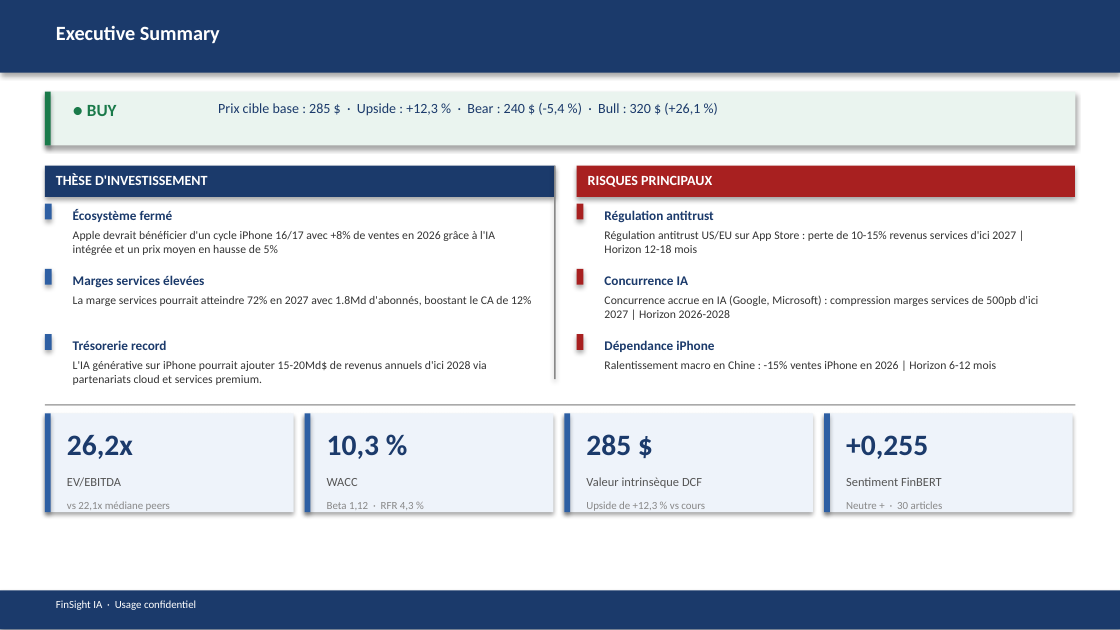
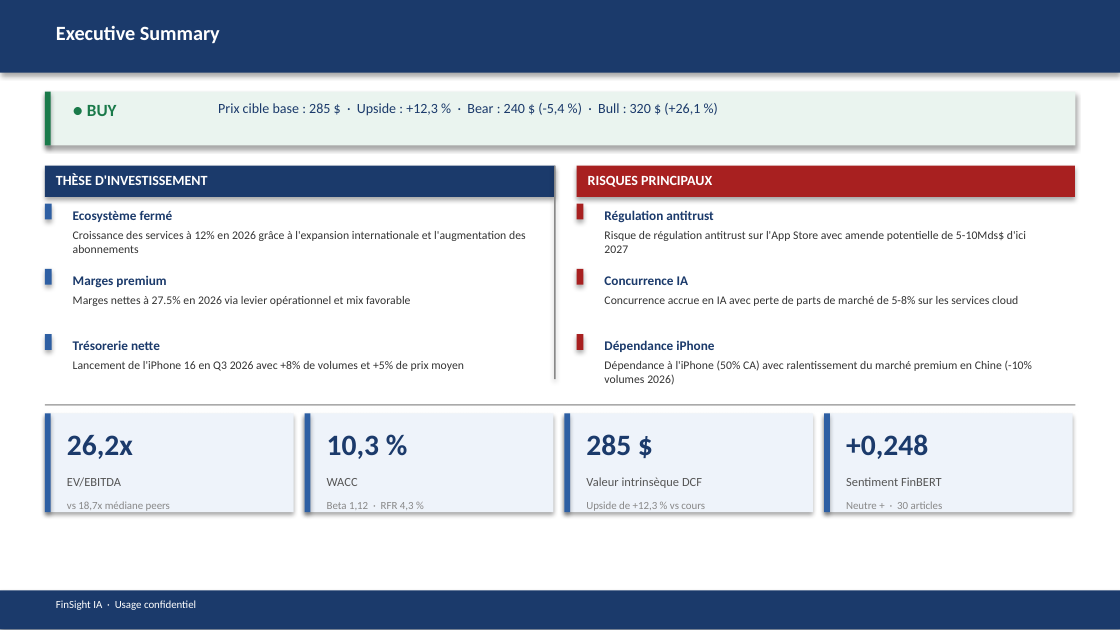
Before and after one commit to baptistejeh07-art/finsight-ia, a slide deck: slide 2 of preview/AAPL/AAPL_pitchbook.pptx. Drawn at 1120x630 pixels with LibreOffice and Linux fonts; fonts in the diff are those of the drawing. Boxes give left, top, right and bottom in pixels: in the first picture for what was removed or moved away, otherwise in the second. Text is boxed around its words. In the diff, an @@ line names an element or a change of style, - is before the commit and + after.

```diff
--- a/preview/AAPL/AAPL_pitchbook.pptx
+++ b/preview/AAPL/AAPL_pitchbook.pptx
@@ text at (x1=73, y1=211, x2=173, y2=222): text changed @@
-Écosystème fermé
+Ecosystème fermé
@@ text at (x1=73, y1=231, x2=526, y2=253): text changed @@
-Apple devrait bénéficier d'un cycle iPhone 16/17 avec +8% de ventes en 2026 grâce à l'IA intégrée et un prix moyen en hausse de 5%
+Croissance des services à 12% en 2026 grâce à l'expansion internationale et l'augmentation des abonnements
@@ text at (x1=604, y1=231, x2=1026, y2=253): text changed @@
-Régulation antitrust US/EU sur App Store : perte de 10-15% revenus services d'ici 2027 | Horizon 12-18 mois
+Risque de régulation antitrust sur l'App Store avec amende potentielle de 5-10Mds$ d'ici 2027
@@ text at (x1=73, y1=276, x2=166, y2=288): text changed @@
-Marges services élevées
+Marges premium
@@ text at (x1=73, y1=296, x2=410, y2=306): text changed @@
-La marge services pourrait atteindre 72% en 2027 avec 1.8Md d'abonnés, boostant le CA de 12%
+Marges nettes à 27.5% en 2026 via levier opérationnel et mix favorable
@@ text at (x1=604, y1=296, x2=1018, y2=306): text changed @@
-Concurrence accrue en IA (Google, Microsoft) : compression marges services de 500pb d'ici 2027 | Horizon 2026-2028
+Concurrence accrue en IA avec perte de parts de marché de 5-8% sur les services cloud
@@ text at (x1=73, y1=340, x2=160, y2=350): text changed @@
-Trésorerie record
+Trésorerie nette
@@ text at (x1=73, y1=361, x2=464, y2=371): text changed @@
-L'IA générative sur iPhone pourrait ajouter 15-20Md$ de revenus annuels d'ici 2028 via partenariats cloud et services premium.
+Lancement de l'iPhone 16 en Q3 2026 avec +8% de volumes et +5% de prix moyen
@@ text at (x1=604, y1=361, x2=1032, y2=385): text changed @@
-Ralentissement macro en Chine : -15% ventes iPhone en 2026 | Horizon 6-12 mois
+Dépendance à l'iPhone (50% CA) avec ralentissement du marché premium en Chine (-10% volumes 2026)
@@ text at (x1=846, y1=434, x2=928, y2=459): text changed @@
-+0,255
++0,248
@@ text at (x1=67, y1=501, x2=170, y2=511): text changed @@
-vs 22,1x médiane peers
+vs 18,7x médiane peers
```
Also in this commit, not shown: 12 other slides changed, 4 other files.
